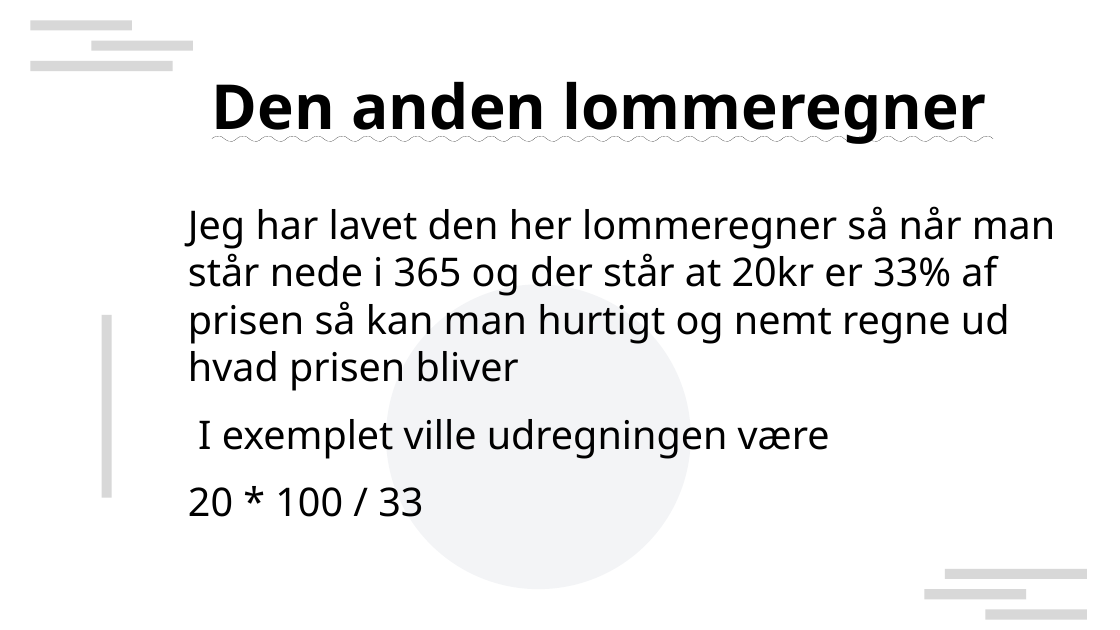
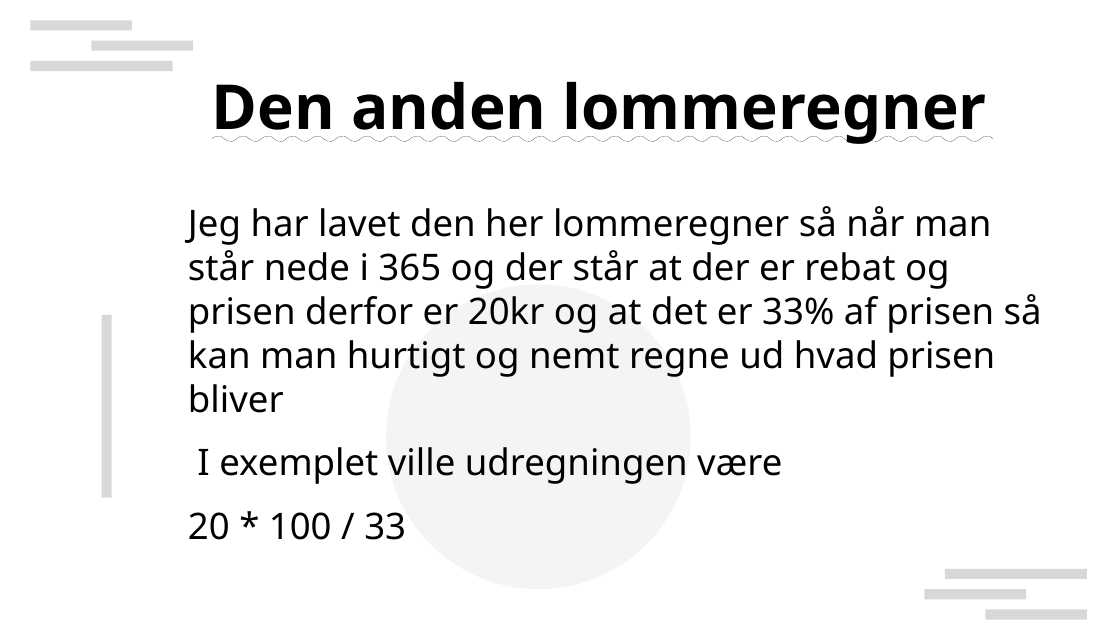
Before and after one commit to Oliper202020/mathExam, a slide deck: slide 4 of math-presentation.odp. Drawn at 1120x630 pixels with LibreOffice and Linux fonts; fonts in the diff are those of the drawing; background and template pictures are left out. Boxes give left, top, right and bottom in pixels: in the first picture for what was removed or moved away, otherwise in the second. Text is boxed around its words. In the diff, an @@ line names an element or a change of style, - is before the commit and + after.

```diff
--- a/math-presentation.odp
+++ b/math-presentation.odp
@@ text at box(188, 206, 1042, 413): text changed; size 28 to 25.9 pt @@
-Jeg har lavet den her lommeregner så når man står nede i 365 og der står at 20kr er 33% af prisen så kan man hurtigt og nemt regne ud hvad prisen bliver
+Jeg har lavet den her lommeregner så når man står nede i 365 og der står at der er rebat og prisen derfor er 20kr og at det er 33% af prisen så kan man hurtigt og nemt regne ud hvad prisen bliver
@@ text at box(188, 447, 782, 540): size 28 to 25.9 pt in "I exemplet ville udregningen være", "20 * 100 / 33" @@
```
Also in this commit, not shown: 3 other slides changed, 1 slide added, 6 slides removed, 2 other files.
